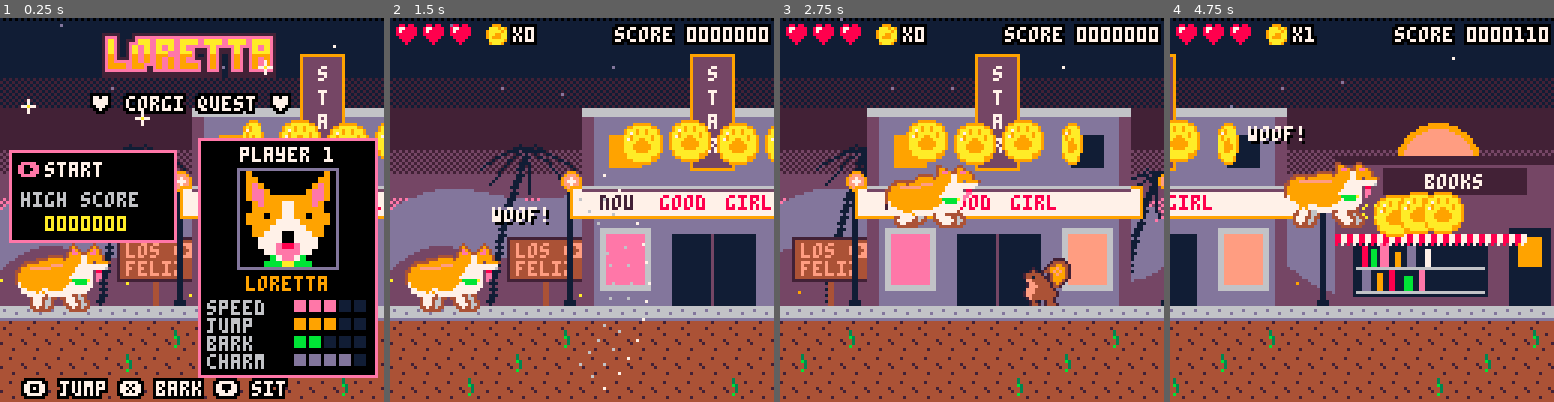
Above: before the commit, frames 1-4 (left to right).
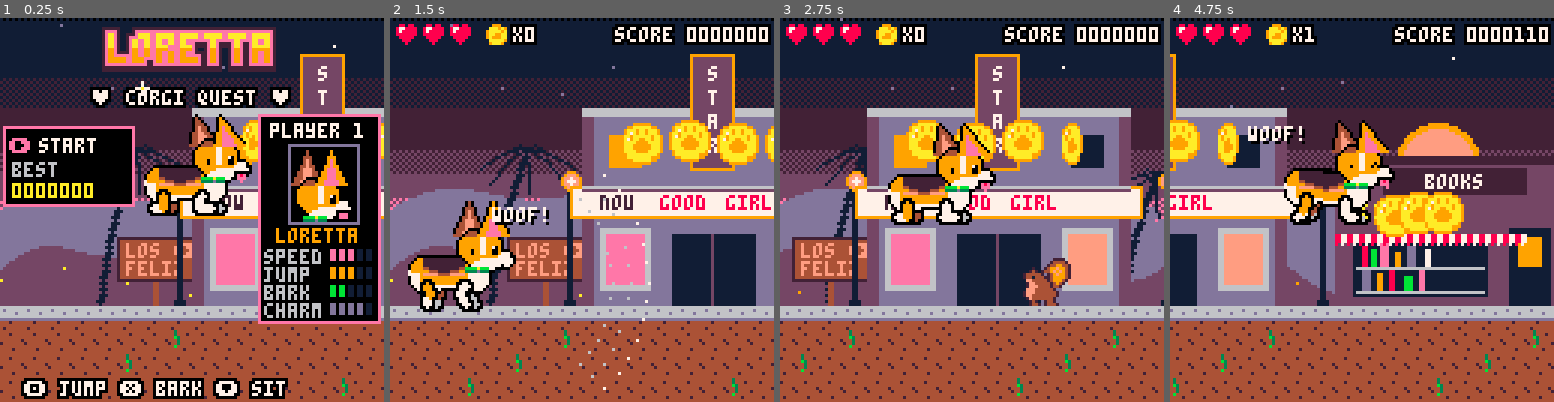
Above: after the commit, the same moments.

Repository: drachis/carts
Game: PICO-8 cartridge proj/loretta/loretta.p8
Two runs of this game, one before a commit and one after it. Both use one fixed random seed, a clock stepped at 60 frames per second and the inputs below.
Inputs:
- Up to frame 1 (0.25 s): no input
- Up to frame 2 (1.5 s): tap X (X key) at 0.33, 1.07 s; tap O (Z key) at 0.7 s
- Up to frame 3 (2.75 s): hold Right 1.6-2.1 s; tap O (Z key) at 1.7, 2.1, 2.5 s; tap X (X key) at 1.85 s; hold Up 2.15-2.42 s; hold Right from 2.47 s (still down)
- Up to frame 4 (4.75 s): tap O (Z key) every 0.4 s from 2.9 to 4.5 s; tap X (X key) at 2.97, 4.08 s; release Right at 3.03 s; hold Left 3.08-3.58 s; hold Down 3.63-3.97 s; hold Right 4.02-4.68 s; hold Up from 4.73 s (still down)

The runs differ from the first frame. In frame 1, 44% of the frame differs, in the area x 0-100%, y 2-94%; in frame 2, 3.7%; in frame 3, 3.6%; in frame 4, 3.9%.

Commit message:
loretta: redrawn to the user's picture as a corgi's traits and body elements: measured proportions (about 36x26, head nearly half her length), a tricolour coat in one black outline, from shapes in corgi_art.py (body cut into rear and front with no seam line, face, ears up, back and flopped, sit-pretty body; drawn with 12 transparent); eyes and mouth in code (glint, blink, happy squint, smile, pant with tongue, bark); the butt wiggles when she is happy (coin, pat, win); she sploots when left alone. The title laid out like the picture: small menu left, narrow card right with her face from the game's parts, Loretta hopping in the middle. Tools: preview_corgi.py (parts beside the reference), contact_sheet.py (crops of dumped screens). 6224 tokens
Co-Authored-By: Claude Opus 5.5 <noreply@anthropic.com>

Diff:
--- a/proj/loretta/loretta.lua
+++ b/proj/loretta/loretta.lua
@@ -1,5 +1,5 @@
 function new_loretta(x,y)
- return {x=x,y=y,w=hero_w,h=hero_h,vx=0,vy=0,facing=1,coyote=0,buffer=0,held=63,paddle=0,drop=0,idle=0,bark=0,cool=0,hurt=0,chain=0,squash=0,gait=0,state="stand",body=split"8,6,20,6,0"}
+ return {x=x,y=y,w=hero_w,h=hero_h,vx=0,vy=0,facing=1,coyote=0,buffer=0,held=63,paddle=0,drop=0,idle=0,bark=0,cool=0,hurt=0,chain=0,squash=0,gait=0,happy=0,state="stand",pose=split"0,0,0,0,0"}
 end
 
 function read_input()
@@ -50,7 +50,8 @@
  hero.air=not ground
  hero.idle=ground and input==0 and min(hero.idle+1,idle_sit) or 0
  local sitting=ground and abs(hero.vx)<0.5 and (down or hero.idle>=idle_sit)
- if sitting and hero.state!="sit" then sfx(snd_sit) end
+ if sitting and not hero.resting then sfx(snd_sit) end
+ hero.resting,hero.happy=sitting,max(hero.happy-1)
  local drop=sitting and down and pressed&16>0 and not on_ledge(hero.x,hero.y,hero_w,hero_h,true)
  if drop then hero.drop,hero.paddle,sitting=drop_frames,0,false end
  hero.buffer=pressed&16>0 and not drop and jump_buffer or max(hero.buffer-1)
@@ -89,7 +90,7 @@
  if slide(hero,0,hero.vy) then hero.vy=0 end
  hero.drop,hero.hurt,hero.squash=max(hero.drop-1),max(hero.hurt-1),toward(hero.squash,0,1)
  hero.gait=(hero.gait+(ground and abs(hero.vx)/(2*leg_stride) or paddling and paddle_gait or 0))%1
- hero.state=sitting and "sit" or hero.bark>0 and "bark" or not ground and (paddling and "paddle" or "jump") or abs(hero.vx)>0.1 and "run" or "stand"
+ hero.state=sitting and (down and "sit" or "sploot") or hero.bark>0 and "bark" or not ground and (paddling and "paddle" or "jump") or abs(hero.vx)>0.1 and "run" or "stand"
 end
 
 function hurt_loretta(hero,from_x)
@@ -108,77 +109,92 @@
  puff(hero.x+12,min(hero.y,120),12,12)
 end
 
-loretta_legs=split"0,3,0.5,4,6,1,3,0,4,6,0,0,0,9,7,1,0,0.5,7,7"
-body_poses={stand=split"8,6,20,6,0",sit=split"11,9,18,3,-1",nap=split"9,9,21,9,3"}
+loretta_legs=split"0,9,0.5,4,6,1,22,0,6,6,0,6,0,9,7,1,19,0.5,7,7"
+loretta_poses={stand=split"0,0,0,0,0",sploot=split"4,5,-9,6,0",nap=split"4,6,-7,6,0",sit=split"0,0,3,0,-5"}
 
 function gait_amp(hero)
  return hero.air and 1 or min(1,abs(hero.vx)/0.4)
 end
 
 function leg_pose(hero,front,phase)
- if hero.state=="nap" then return front and 6 or -3,0 end
- if hero.state=="jump" then return front and 2 or -2,1 end
+ if hero.state=="jump" then return front and 3 or -3,2 end
  local amp,cycle=gait_amp(hero),(hero.gait+phase)%1
- if cycle<0.5 then return leg_stride*(0.5-2*cycle)*amp,0 end
+ local reach=hero.pose[front and 4 or 3]
+ if cycle<0.5 then return reach+leg_stride*(0.5-2*cycle)*amp,0 end
  local swing=cycle*2-1
- return leg_stride*(swing-0.5)*amp,-sin(swing/2)*2*amp
+ return reach+leg_stride*(swing-0.5)*amp,-sin(swing/2)*2*amp
 end
 
 function leg_place(hero,i)
- local base,offset,phase=unpack(loretta_legs,i,i+2)
+ local base,x,phase=unpack(loretta_legs,i,i+2)
  local dx,lift=leg_pose(hero,base>0,phase)
- return hero.body[base*2+1]+offset,hero.body[base*2+2]+3,dx,lift
+ return x+base*hero.pose[5],11+hero.pose[1],dx,lift
 end
 
 function draw_loretta(hero)
  if hero.hurt%8>3 then return end
- local ox,oy,flip,body,target=hero.x-4,hero.y-2,hero.facing<0,hero.body,body_poses[hero.state] or body_poses.stand
- for i=1,5 do body[i]+=(target[i]-body[i])/5 end
- local function px(x) return flip and ox+31-x or ox+x end
- local amp=gait_amp(hero)
+ local pose,target=hero.pose,loretta_poses[hero.state] or loretta_poses.stand
+ for i=1,5 do pose[i]+=(target[i]-pose[i])/6 end
+ local flip,amp,sit=hero.facing<0,gait_amp(hero),hero.state=="sit"
+ local function mx(x,w) return flip and 2*hero.x+24-x-(w or 1) or x end
  local bob=(hero.squash>2 and 1 or 0)-(sin(hero.gait*2)*amp>0.5 and 1 or 0)
  local rump=flr(sin(hero.gait)*amp+0.5)
- local hx,hy,sx,sy=body[1],body[2]+bob+rump,body[3],body[4]+bob
- local function bone(x0,y0,x1,y1,radius,colour)
-  for share=0,1,0.25 do circfill(px(x0+(x1-x0)*share),oy+y0+(y1-y0)*share,radius,colour) end
- end
- local limbs={}
- for i=1,16,5 do
+ local bx,by=hero.x-2,hero.y-4+flr(pose[1])
+ local face_x,face_y=bx+(sit and 9 or 16),by-(sit and 10 or 8)+bob+flr(pose[2])-(hero.bark>0 and 1 or 0)
+ local ears=(hero.squash>2 or pose[1]>2) and 4 or (hero.vy<0 or abs(hero.vx)>1) and 2 or 0
+ local function limb(i,pass)
   local jx,jy,dx,lift=leg_place(hero,i)
   local front=loretta_legs[i]>0
-  jy+=front and bob or bob+rump
-  local fx,fy=jx+dx,15-lift
+  jx+=bx
+  jy+=by+bob+(front and 0 or rump)
+  local fx,fy=jx+dx,hero.y+13-lift
   local vx,vy=fx-jx,fy-jy
   local reach=max(sqrt(vx*vx+vy*vy),0.1)
   local half=min(reach/2,leg_bone)
   local bend=sqrt(leg_bone*leg_bone-half*half)*(front and 1 or -1)
-  add(limbs,{jx,jy,jx+vx/2-vy/reach*bend,jy+vy/2+vx/reach*bend,fx,fy,loretta_legs[i+3],loretta_legs[i+4]})
- end
- local function limb(which,pass)
-  local jx,jy,kx,ky,fx,fy,upper,lower=unpack(limbs[which])
-  bone(jx,jy,kx,ky,pass,pass>1 and 4 or upper)
-  bone(kx,ky,fx,fy,pass,pass>1 and 4 or lower)
- end
- for which=1,2 do
-  limb(which,2)
-  limb(which,1)
- end
- local butt,middle,shoulder={hx-2,hy+1,4},{(hx+sx)/2,(hy+sy)/2,5},{sx,sy,4}
- local spine={butt,middle,shoulder}
- for pair=1,2 do
-  local a,b=spine[pair],spine[pair+1]
-  add(spine,{(a[1]+b[1])/2,(a[2]+b[2])/2,(a[3]+b[3])/2})
- end
- for part in all(spine) do circfill(px(part[1]),oy+part[2]-1,part[3]+1,4) end
- limb(3,2)
- limb(4,2)
- for part in all(spine) do circfill(px(part[1]),oy+part[2]+1,part[3],7) end
- for part in all(spine) do circfill(px(part[1]),oy+part[2]-1,part[3],9) end
- line(px(butt[1]),oy+butt[2]-4,px(shoulder[1]),oy+shoulder[2]-4,15)
- circfill(px(sx+3),oy+sy+2,3,7)
- limb(3,1)
- limb(4,1)
- local ears,tongue=hero.air or abs(hero.vx)>1.1 or hero.squash>2,amp>0 and hero.gait%0.5<0.25
- local head=hero.bark>0 and 46 or hero.state=="nap" and 64 or ears and (tongue and 66 or 42) or tongue and 44 or t()%3<0.1 and 64 or 40
- spr(head,flip and ox+19-sx or ox+sx-3,oy+sy-11+body[5]-(hero.bark>0 and 1 or sin(hero.gait*2+0.2)*amp>0.5 and 1 or 0),2,2,flip)
-end
+  local kx,ky=jx+vx/2-vy/reach*bend,jy+vy/2+vx/reach*bend
+  for share=0,1,0.25 do
+   circfill(mx(jx+(kx-jx)*share),jy+(ky-jy)*share,pass,pass>1 and 0 or loretta_legs[i+3])
+   circfill(mx(kx+(fx-kx)*share),ky+(fy-ky)*share,pass,pass>1 and 0 or loretta_legs[i+4])
+  end
+ end
+ palt(0,false)
+ palt(12,true)
+ spr(182+ears,mx(face_x-1,16),face_y-9,2,2,flip)
+ for i=1,16,5 do
+  if i<11 then limb(i,2) limb(i,1) end
+ end
+ if sit then
+  spr(231,mx(bx+2,24),hero.y-2,3,2,flip)
+ else
+  sspr(0,112,16,14,mx(bx-(hero.happy>0 and t()*12%2\1 or 0),16),by+bob+rump,16,14,flip)
+  sspr(12,112,16,14,mx(bx+12,16),by+bob,16,14,flip)
+ end
+ for i=11,16,5 do
+  limb(i,2)
+  limb(i,1)
+ end
+ spr(228,mx(face_x,24),face_y,3,2,flip)
+ spr(176+ears,mx(face_x+7,16),face_y-9,2,2,flip)
+ local function dot(x,y,colour) pset(mx(face_x+x),face_y+y,colour) end
+ if hero.state=="nap" or t()%3<0.1 then
+  dot(12,7,0) dot(13,7,0) dot(5,8,0)
+ elseif hero.happy>0 then
+  dot(12,7,0) dot(13,6,0) dot(14,7,0) dot(5,7,0)
+ else
+  rectfill(mx(face_x+12),face_y+6,mx(face_x+13),face_y+8,0)
+  dot(12,6,7) dot(5,7,0) dot(5,8,0)
+ end
+ if hero.bark>0 then
+  rectfill(mx(face_x+15),face_y+11,mx(face_x+18),face_y+13,0)
+  dot(16,13,14)
+ elseif amp>0 or hero.happy>0 then
+  rectfill(mx(face_x+14),face_y+11,mx(face_x+18),face_y+12,0)
+  rectfill(mx(face_x+15),face_y+12,mx(face_x+17),face_y+13,14)
+  dot(16+hero.gait*4%2\1,14,14)
+  dot(16,12,8)
+ else
+  dot(15,12,0) dot(16,13,0) dot(17,13,0) dot(18,12,0)
+ end
+ palt()
+end
--- a/proj/loretta/main.lua
+++ b/proj/loretta/main.lua
@@ -27,7 +27,7 @@
 
 function go_title()
  start_level()
- mode="title"
+ mode,hero.x,hero.held="title",50,0
  play_music(0)
 end
 
@@ -58,7 +58,8 @@
 end
 
 function update_title()
- update_loretta(hero,mode_frames%90<10 and 16 or 0)
+ hero.drop=2
+ update_loretta(hero,mode_frames%100<8 and 16 or 0)
  if btnp(4) then start_game() end
 end
 
@@ -80,6 +81,7 @@
 
 function update_win()
  update_loretta(hero,0)
+ hero.happy=2
  hero.state=mode_frames%60<40 and "sit" or "bark"
  if mode_frames%60==40 then float_text("aroo!",hero.x,hero.y-10,7) end
  if mode_frames>=60 and mode_frames%20==0 and hearts>0 then
@@ -142,28 +144,37 @@
 end
 
 function draw_title()
- draw_logo("loretta",36,8+sin(t()/3)*1.5)
- outlined("\135 corgi quest \135",30,26,7)
+ draw_logo("loretta",36,6+sin(t()/3)*1.5)
+ outlined("\135 corgi quest \135",30,24,7)
  for sparkle=1,6 do
-  if (t()*1.5+sparkle/6)%1<0.5 then spr(140,sparkle*41%120,8+sparkle*13%30) end
- end
- rectfill(3,44,58,74,0)
- rect(3,44,58,74,14)
- if t()%1<0.6 then print("\145",6,48,14) end
- print("start",15,48,7)
- print("high score",7,58,6)
- print(score_text(best),15,66,10)
- rectfill(66,40,125,119,0)
- rect(66,40,125,119,14)
- print("player 1",80,43,7)
- rect(79,50,112,83,13)
- sspr(112,64,16,16,80,51,32,32)
- print("loretta",82,86,9)
+  if (t()*1.5+sparkle/6)%1<0.5 then spr(140,sparkle*41%120,8+sparkle*13%40) end
+ end
+ rectfill(1,36,44,62,0)
+ rect(1,36,44,62,14)
+ if t()%1<0.6 then print("\145",3,40,14) end
+ print("start",13,40,7)
+ print("best",4,48,6)
+ print(score_text(best),4,55,10)
+ rectfill(86,32,126,101,0)
+ rect(86,32,126,101,14)
+ print("player 1",90,35,7)
+ rect(96,42,119,68,13)
+ palt(0,false)
+ palt(12,true)
+ spr(182,97,44,2,2)
+ spr(228,98,53,3,2)
+ spr(176,105,44,2,2)
+ palt()
+ rectfill(110,59,111,61,0)
+ pset(110,59,7)
+ rectfill(112,64,116,65,0)
+ rectfill(113,65,115,66,14)
+ print("loretta",92,70,9)
  for row,name in ipairs(stat_names) do
-  local y=88+row*6
-  print(name,69,y,6)
+  local y=71+row*6
+  print(name,88,y,6)
   for bar=0,4 do
-   rectfill(98+bar*5,y,101+bar*5,y+3,bar<stats[name] and stat_colours[row] or 1)
+   rectfill(110+bar*3,y,111+bar*3,y+3,bar<stats[name] and stat_colours[row] or 1)
   end
  end
  outlined("\142 jump \151 bark \131 sit",8,121,7)
--- a/proj/loretta/tests/test_boot.lua
+++ b/proj/loretta/tests/test_boot.lua
@@ -41,7 +41,7 @@
  if n>500 and n<520 then held[1]=true end
  game_update()
  game_draw()
- if n==5 then dump_screen("boot_title") expect_mode("title") end
+ if n==20 then dump_screen("boot_title") expect_mode("title") end
  if n==120 then dump_screen("boot_start") expect_mode("play") end
  if n==300 then dump_screen("boot_play") end
  if n==462 then dump_screen("boot_bark") end
--- a/proj/loretta/tests/test_moves.lua
+++ b/proj/loretta/tests/test_moves.lua
@@ -80,6 +80,15 @@
   check=function() return result.slip<0.1 and result.pairs,"largest slip of a planted paw "..result.slip.."px, "..result.steps.." paws put down in 2 seconds, pairs together "..tostr(result.pairs) end,
  },
  {
+  name="left alone she sploots, hind legs out behind",buttons={},frames=idle_sit+40,
+  setup=function() arena(40) end,
+  check=function()
+   _draw()
+   dump_screen("pose_sploot")
+   return hero.state=="sploot","state "..hero.state
+  end,
+ },
+ {
   name="a film strip of her trot",buttons={1},frames=44,every_frame=true,
   setup=function() arena(16) result.frame=0 end,
   each=function()
--- a/proj/loretta/things.lua
+++ b/proj/loretta/things.lua
@@ -35,8 +35,8 @@
  end
 end
 
-function touch_coin(coin)
- coin.gone=true
+function touch_coin(coin,hero)
+ coin.gone,hero.happy=true,30
  coins+=1
  add_score(coin_points)
  sfx(snd_coin)
@@ -131,6 +131,7 @@
 function update_neighbour(neighbour,hero)
  if neighbour.petting>0 then
   neighbour.petting-=1
+  hero.happy=30
   if neighbour.petting%15==0 then float_text("\135",hero.x+8+neighbour.petting%8,hero.y-8,14) end
   if neighbour.petting==0 then
    neighbour.petted=true
@@ -138,7 +139,7 @@
    add_score(pet_points)
    float_text("good girl!",neighbour.x-12,neighbour.y-16,7)
   end
- elseif not neighbour.petted and hero.state=="sit" and abs(hero.x+12-neighbour.x-8)<pet_range then
+ elseif not neighbour.petted and hero.resting and abs(hero.x+12-neighbour.x-8)<pet_range then
   neighbour.petting=pet_frames
   sfx(snd_pet)
  end
Not shown, changed: 32 lines of the sprite sheet (__gfx__) section of proj/loretta/loretta.p8
Not shown, changed: 32 lines of the sprite sheet (__gfx__) section of proj/loretta/tests/test_boot.p8
Not shown, changed: 32 lines of the sprite sheet (__gfx__) section of proj/loretta/tests/test_level.p8
Not shown, changed: 32 lines of the sprite sheet (__gfx__) section of proj/loretta/tests/test_moves.p8
Not shown, changed: 32 lines of the sprite sheet (__gfx__) section of proj/loretta/tests/test_scenes.p8
Not shown, changed: proj/loretta/DESIGN.md
Not shown, added: proj/loretta/contact_sheet.py
Not shown, added: proj/loretta/corgi_art.py
Not shown, changed: proj/loretta/gen_cart.py
Not shown, changed: proj/loretta/notes/loretta.md
Not shown, changed: proj/loretta/notes/main.md
Not shown, changed: proj/loretta/notes/things.md
(and 1 more such lines)
